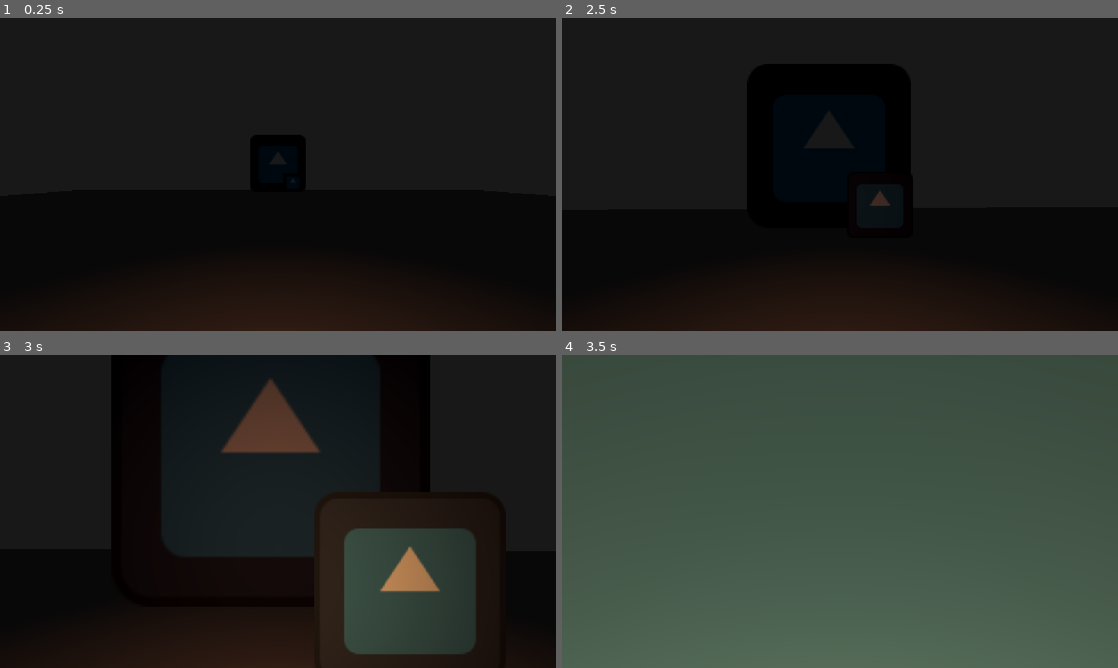
Above: before the commit, frames 1-4 (two rows, left to right).
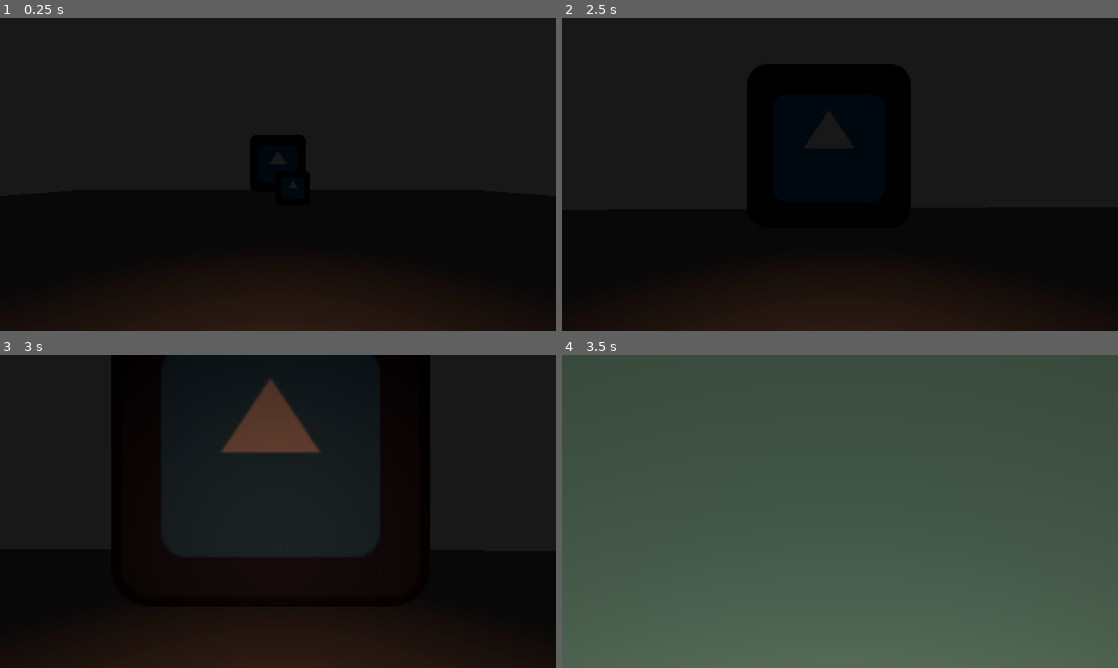
Above: after the commit, the same moments.

Repository: Microwave-Lobster-Games/UjiJam_11
Game: Godot game, scene res://main_forest.tscn
Same seed, same stepped clock (60 frames per second), same inputs: the game is played once before the commit and once after it. The project has no main scene, so this scene is started directly. The engine's default icon, where the game draws it, is replaced by a stand-in: a white triangle on a blue panel in a dark square.
Inputs (mouse positions are in pixels of both pictures, inside the frame that each line leads up to):
- Up to frame 1 (0.25 s): no input
- Up to frame 2 (2.5 s): move the mouse to (867, 174) at 0.52 s; hold W (movement_up) from 0.53 s (still down); move the mouse to (812, 174) at 1.27 s; move the mouse to (851, 168) at 2.02 s
- Up to frame 3 (3 s): keep holding W (movement_up); move the mouse to (272, 517) at 2.77 s
- Up to frame 4 (3.5 s): keep holding W (movement_up)

The runs differ from the first frame. In frame 2, 0.1% of the frame differs, in the area x 55-60%, y 55-60%; in frame 3, 10%, in the area x 57-86%, y 46-96%; in frame 4, nothing differs.

Commit message:
feat: creature attacks you

Diff:
--- a/monster_controller.gd
+++ b/monster_controller.gd
@@ -1,17 +1,18 @@
 extends Sprite3D
 
 @export var player : Player
+@export var speed: float = 25.0
+var attack_player: bool = false
 @onready var visible_on_screen: VisibleOnScreenNotifier3D = $VisibleOnScreenNotifier3D
 
-# Called when the node enters the scene tree for the first time.
 func _ready() -> void:
 	player.eyes_changed.connect(spawn_dissapear)
 	visible_on_screen.screen_exited.connect(dissapear)
+	visible_on_screen.screen_entered.connect(attack)
 
-
-# Called every frame. 'delta' is the elapsed time since the previous frame.
 func _process(delta: float) -> void:
-	pass
+	if attack_player and player:
+		global_position = global_position.move_toward(player.global_position, speed * delta)
 
 func dissapear():
 	var camera = get_viewport().get_camera_3d()
@@ -30,6 +31,7 @@
 		attempts += 1
 
 	self.position = new_pos
+	attack_player = false
 
 func spawn_dissapear(spawn : bool):
 	print(spawn)
@@ -42,3 +44,7 @@
 		var rand_z = randf_range(-15, 15)
 
 		self.position = Vector3(rand_x, 1.027, rand_z)
+
+func attack() -> void:
+	if not player: return
+	attack_player = true
--- a/tests/paranoia_meter_test.tscn
+++ b/tests/test.tscn
@@ -60,18 +60,20 @@
 environment = SubResource("Environment_fg4av")
 
 [node name="Monster" type="Sprite3D" parent="." unique_id=235989631 node_paths=PackedStringArray("player")]
-transform = Transform3D(1, 0, 0, 0, 1, 0, 0, 0, 1, 0, 1.0267968, -8.60475)
+transform = Transform3D(1, 0, 0, 0, 1, 0, 0, 0, 1, -14.431114, 1.0267968, -5.1825433)
 billboard = 1
 shaded = true
-texture = ExtResource("2_vqx7l")
-script = ExtResource("3_ayauq")
+texture = ExtResource("2_dsb46")
+script = ExtResource("3_uofsi")
 player = NodePath("../Player")
+
+[node name="VisibleOnScreenNotifier3D" type="VisibleOnScreenNotifier3D" parent="Monster" unique_id=295774213]
 
 [node name="Tree2" type="Sprite3D" parent="." unique_id=1119474569]
 transform = Transform3D(3.248908, 0, 0, 0, 3.248908, 0, 0, 0, 1, 0, 2.3574953, -14.905019)
 billboard = 1
 shaded = true
-texture = ExtResource("2_vqx7l")
+texture = ExtResource("2_dsb46")
 
 [node name="CanvasLayer" type="CanvasLayer" parent="." unique_id=774253650]
 
Not shown: 3 places in tests/test.tscn that only renumber resources
